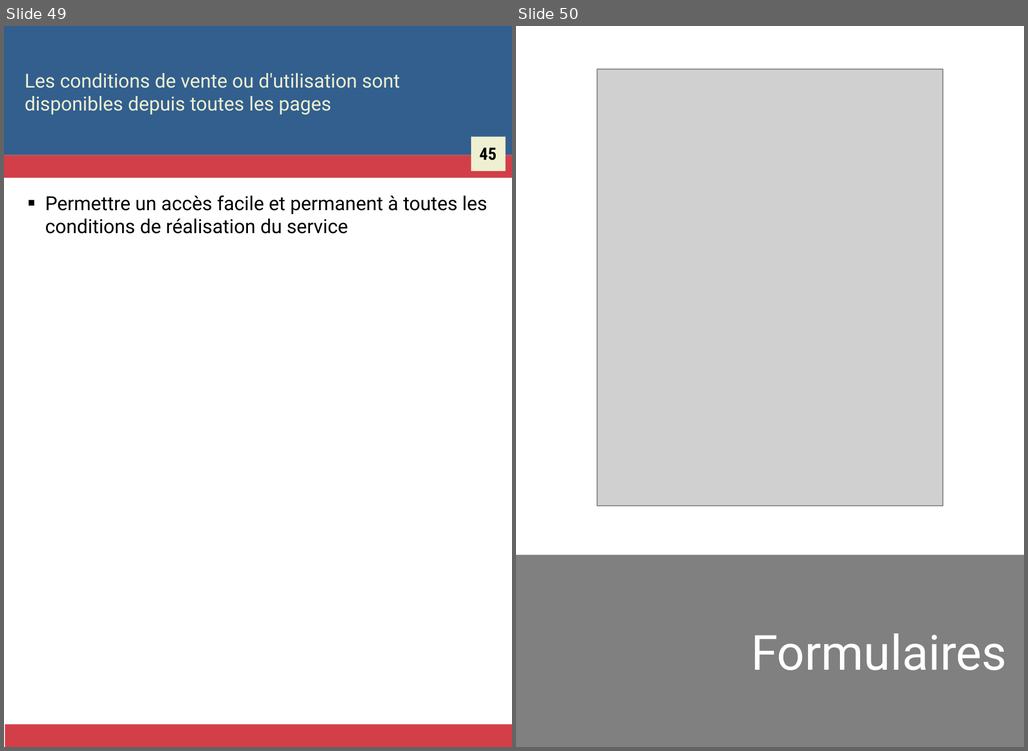
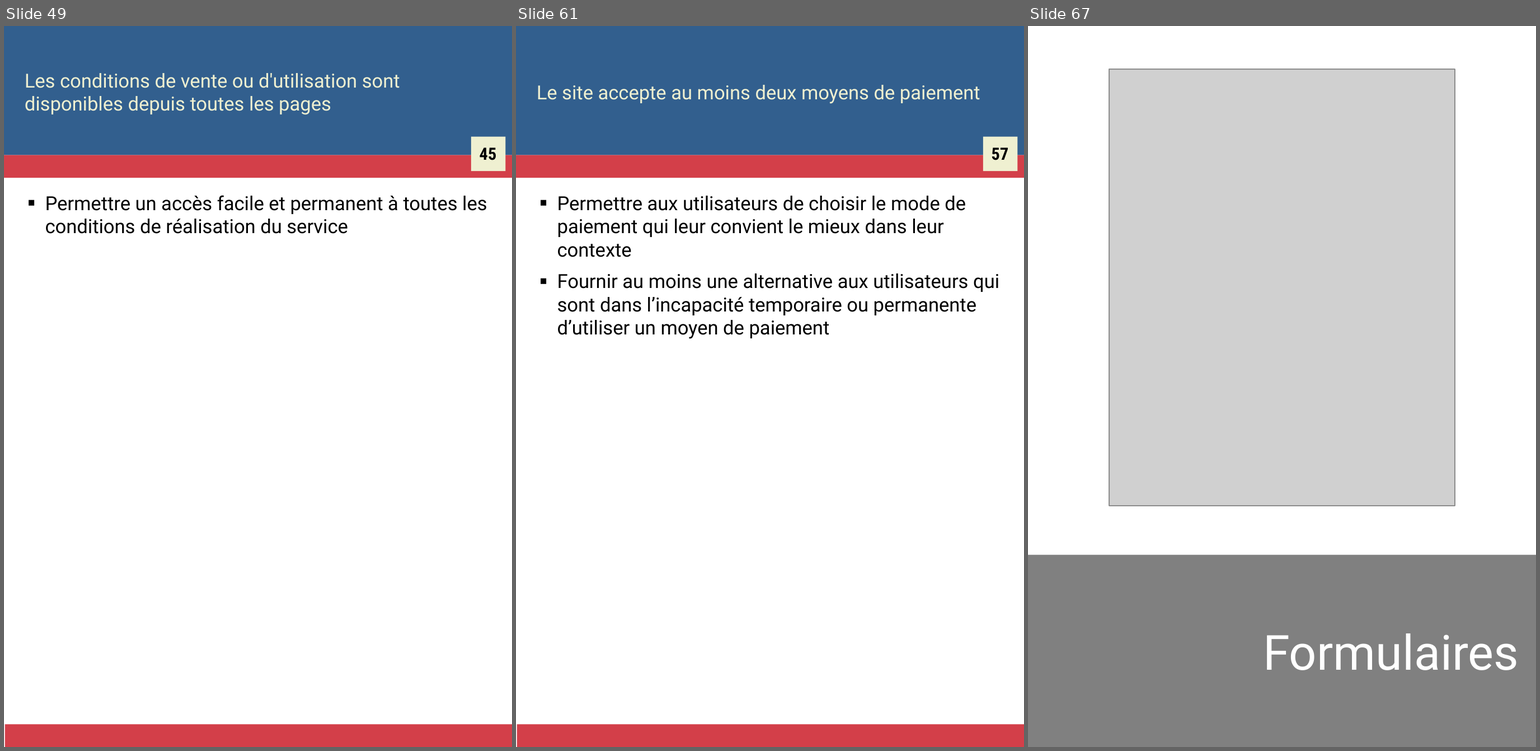
Before and after one commit to Zigazou/bonnes-pratiques-illustrees, a slide deck: bonnes-pratiques.odp. Shown side by side, each under a label of ours: slides 49 and 50 before the commit, slides 49, 61 and 67 after it; the slides between them are not shown. The pictures are 1028x751 and 1540x751 pixels, drawn with LibreOffice and Linux fonts; fonts in the diff are those of the drawing; grey boxes stand for pictures. Boxes give left, top, right and bottom in pixels: in the first picture for what was removed or moved away, otherwise in the second. Text is boxed around its words. In the diff, an @@ line names an element or a change of style, - is before the commit and + after.

```diff
--- a/bonnes-pratiques.odp
+++ b/bonnes-pratiques.odp
@@ slide 61 added at [516, 26, 1024, 747], background #FFFFFF; not listed: 4 template elements that a slide beside it also shows @@
@@ title added at [537, 85, 981, 104], 16 pt, text #EFF0D1 @@
+Le site accepte au moins deux moyens de paiement
@@ text added at [992, 148, 1009, 160], 14 pt, text #000000, bold @@
+57
@@ text added at [557, 196, 1000, 339], 16 pt, text #000000 @@
+■ Permettre aux utilisateurs de choisir le mode de paiement qui leur convient le mieux dans leur contexte
+■ Fournir au moins une alternative aux utilisateurs qui sont dans l’incapacité temporaire ou permanente d’utiliser un moyen de paiement
@@ what was slide 50 is now slide 67 @@
```
Also in this commit, not shown: 16 other slides added, 1 other file.
